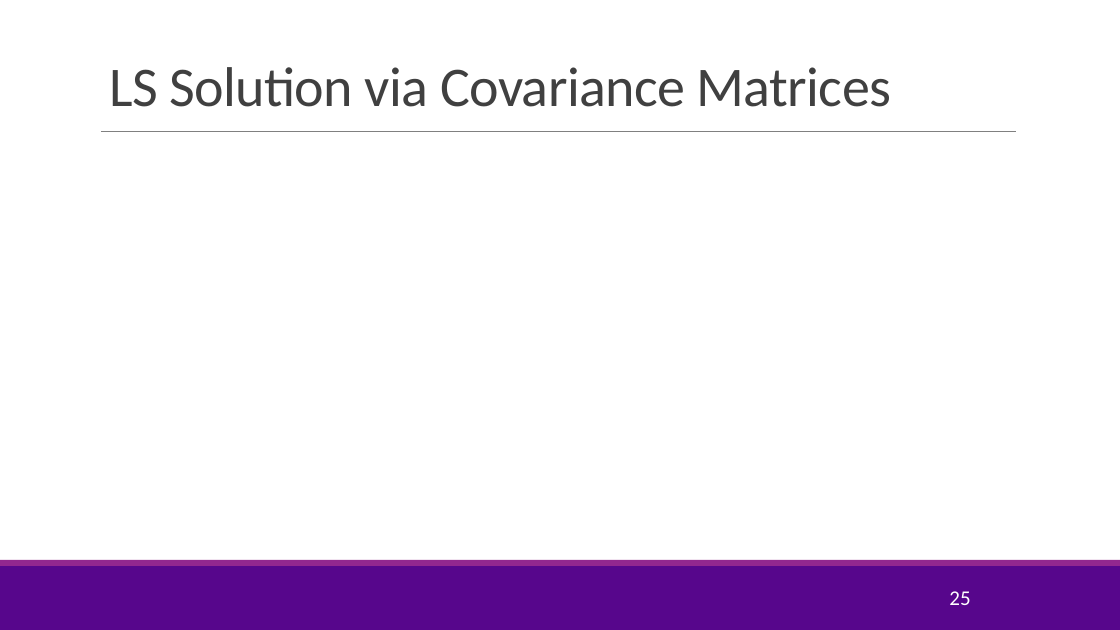
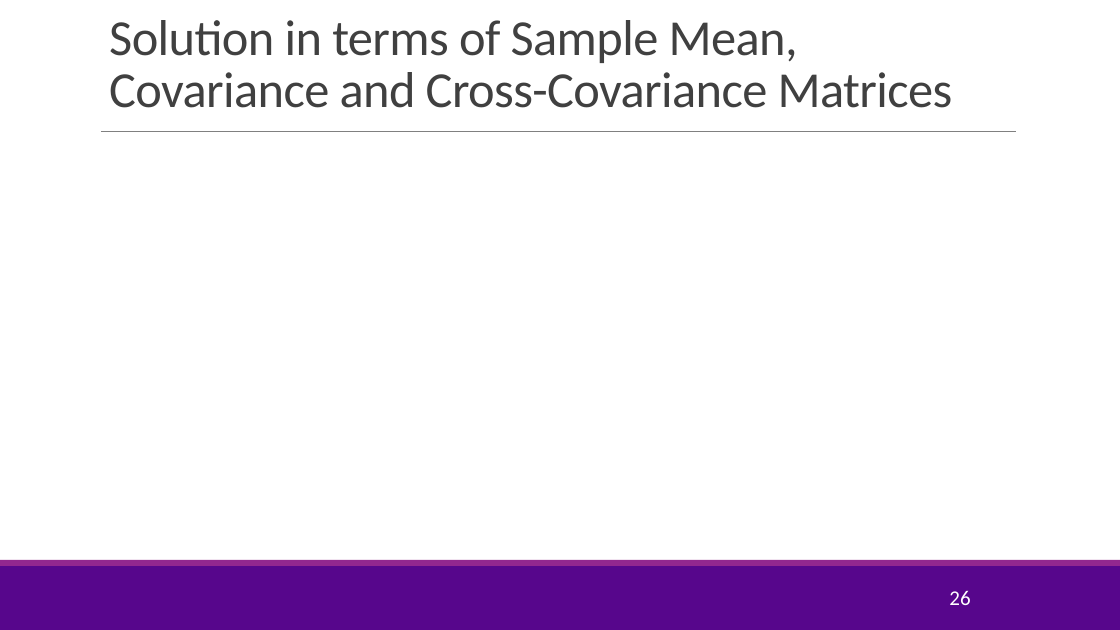
Before and after one commit to joshzzl/introml, a slide deck: slide 26 of lectures/Lect03_MultLinRegression.pptx (slide 25 before the commit). Drawn at 1120x630 pixels with LibreOffice and Linux fonts; fonts in the diff are those of the drawing; grey boxes stand for pictures; background and template pictures are left out. Boxes give left, top, right and bottom in pixels: in the first picture for what was removed or moved away, otherwise in the second. Text is boxed around its words. In the diff, an @@ line names an element or a change of style, - is before the commit and + after.

Commit message:
Changed the way the solution using covariance matrices is presented. Introduced the mean removal approach. Modified the slides on extension of linear regression slightly. Fixed some notations and typos.

```diff
--- a/lectures/Lect03_MultLinRegression.pptx
+++ b/lectures/Lect03_MultLinRegression.pptx
@@ title at (109, 20, 953, 108): text changed; size 48 to 43.2 pt @@
-LS Solution via Covariance Matrices
+Solution in terms of Sample Mean, Covariance and Cross-Covariance Matrices
@@ page number at (949, 590, 970, 605): text changed @@
-25
+26
```
Also in this commit, not shown: 7 other slides changed, 3 slides added.
